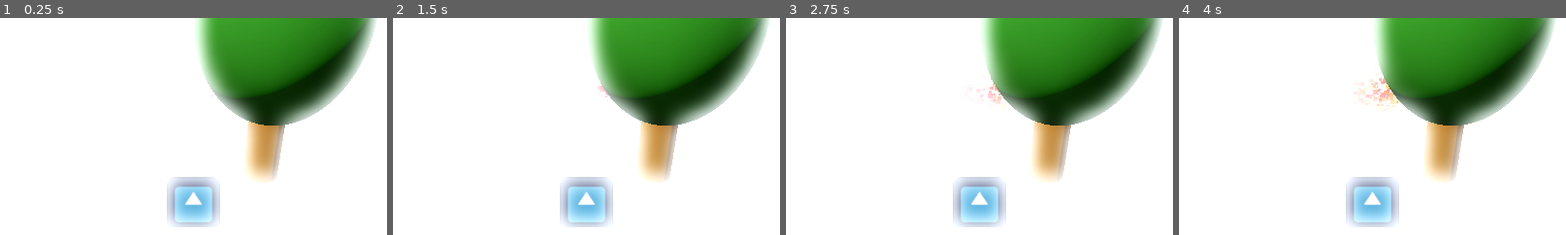
Above: before the commit, frames 1-4 (left to right).
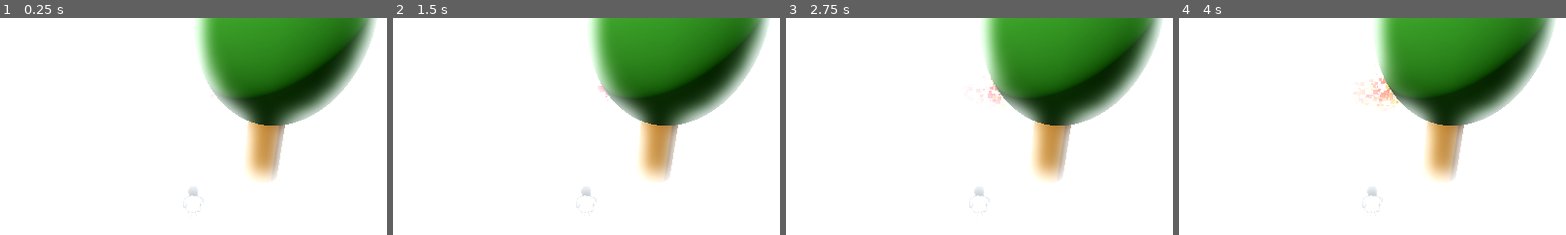
Above: after the commit, the same moments.

Repository: FablabMurat/GameJamMurat0324
Game: Godot game, scene res://terrain.tscn
Same seed, same stepped clock (60 frames per second), same inputs: the game is played once before the commit and once after it. The engine's default icon, where the game draws it, is replaced by a stand-in: a white triangle on a blue panel in a dark square.
Inputs (mouse positions are % of the whole screen's width and height, from its top left):
- Up to frame 1 (0.25 s): no input
- Up to frame 2 (1.5 s): tap Enter at 0.5 s; move the mouse to (72, 45) at 0.52 s; tap O (addLog) at 0.6, 1.35 s; tap Space at 1.25 s; move the mouse to (30, 55) at 1.27 s
- Up to frame 3 (2.75 s): tap Enter at 2 s; move the mouse to (60, 28) at 2.02 s; tap O (addLog) at 2.1 s
- Up to frame 4 (4 s): tap Space at 2.75 s; move the mouse to (45, 70) at 2.77 s; tap O (addLog) at 2.85, 3.6 s; tap Enter at 3.5 s; move the mouse to (80, 65) at 3.52 s
The pictures show only the part of the screen within x 25-75%, y 21-71%; the shares and areas given below are measured in that part.

The runs differ from the first frame. In frame 1, 2.8% of the frame differs, in the area x 43-57%, y 73-97%; in frame 2, 2.8%; in frame 3, 2.8%; in frame 4, 2.8%.

Commit message:
ajout dossier ressources joueurs + modif AnimatedSprite du joueur

Diff:
--- /dev/null
+++ b/indoors.tscn
@@ -0,0 +1,8 @@
+[gd_scene load_steps=2 format=3 uid="uid://cx1d03mwr8kgu"]
+
+[ext_resource type="Texture2D" uid="uid://dbvu817pueyq5" path="res://Ressources/sketch-inside.png" id="1_3k652"]
+
+[node name="Indoors" type="Node3D"]
+
+[node name="Sprite3D" type="Sprite3D" parent="."]
+texture = ExtResource("1_3k652")
--- a/player.tscn
+++ b/player.tscn
@@ -1,6 +1,29 @@
-[gd_scene load_steps=4 format=3 uid="uid://nabnyuuxgolm"]
+[gd_scene load_steps=27 format=3 uid="uid://nabnyuuxgolm"]
 
-[ext_resource type="Texture2D" uid="uid://b4f73qxpfu7ab" path="res://icon.svg" id="1_bsue3"]
+[ext_resource type="Texture2D" uid="uid://d4nodvq41hpb2" path="res://Ressources/Joueur/garcon-derriere0001.png" id="1_dfh5f"]
+[ext_resource type="Texture2D" uid="uid://dam3kaiqeie48" path="res://Ressources/Joueur/garcon-derriere0002.png" id="2_l6r4v"]
+[ext_resource type="Texture2D" uid="uid://b8ggfp7kuo6jb" path="res://Ressources/Joueur/garcon-derriere0003.png" id="3_dqb3o"]
+[ext_resource type="Texture2D" uid="uid://b3oa43kf2tmko" path="res://Ressources/Joueur/garcon-derriere0004.png" id="4_s36os"]
+[ext_resource type="Texture2D" uid="uid://mtfiqs8hnta8" path="res://Ressources/Joueur/garcon-derriere0005.png" id="5_ur1pn"]
+[ext_resource type="Texture2D" uid="uid://uhr847oy7wjm" path="res://Ressources/Joueur/garcon-derriere0006.png" id="6_p8ue8"]
+[ext_resource type="Texture2D" uid="uid://bvs1is5ruab5k" path="res://Ressources/Joueur/garcon-derriere0007.png" id="7_5aow7"]
+[ext_resource type="Texture2D" uid="uid://daldkrcsmoqas" path="res://Ressources/Joueur/garcon-derriere0008.png" id="8_k0hrm"]
+[ext_resource type="Texture2D" uid="uid://d2t0y5rai6r07" path="res://Ressources/Joueur/garcon-devant0001.png" id="9_qsd3a"]
+[ext_resource type="Texture2D" uid="uid://d3atnqqxxo2iy" path="res://Ressources/Joueur/garcon-devant0002.png" id="10_hxdbx"]
+[ext_resource type="Texture2D" uid="uid://dgvrrto0holeh" path="res://Ressources/Joueur/garcon-devant0003.png" id="11_neyl7"]
+[ext_resource type="Texture2D" uid="uid://cv5x3tk0m1ok3" path="res://Ressources/Joueur/garcon-devant0004.png" id="12_w4qri"]
+[ext_resource type="Texture2D" uid="uid://cs0563fxn7cx7" path="res://Ressources/Joueur/garcon-devant0005.png" id="13_2pxb3"]
+[ext_resource type="Texture2D" uid="uid://b3fp1d27iptmp" path="res://Ressources/Joueur/garcon-devant0006.png" id="14_hr7bq"]
+[ext_resource type="Texture2D" uid="uid://bmyqk6fvuxc1y" path="res://Ressources/Joueur/garcon-devant0007.png" id="15_ju0fr"]
+[ext_resource type="Texture2D" uid="uid://b3824k28sc6um" path="res://Ressources/Joueur/garcon-devant0008.png" id="16_rj1xf"]
+[ext_resource type="Texture2D" uid="uid://ddx6hbs0u0tpq" path="res://Ressources/Joueur/garcon-droite0001.png" id="17_7vgos"]
+[ext_resource type="Texture2D" uid="uid://be84uxatp0vng" path="res://Ressources/Joueur/garcon-droite0002.png" id="18_1236m"]
+[ext_resource type="Texture2D" uid="uid://ckajnafol0ln1" path="res://Ressources/Joueur/garcon-droite0003.png" id="19_dc031"]
+[ext_resource type="Texture2D" uid="uid://cc10pspwvmuoo" path="res://Ressources/Joueur/garcon-droite0004.png" id="20_vf006"]
+[ext_resource type="Texture2D" uid="uid://bjryusyfdwlnd" path="res://Ressources/Joueur/garcon-droite0005.png" id="21_urhfe"]
+[ext_resource type="Texture2D" uid="uid://duqiu5tcuseat" path="res://Ressources/Joueur/garcon-droite0006.png" id="22_c47i5"]
+[ext_resource type="Texture2D" uid="uid://dfssh3uaphxio" path="res://Ressources/Joueur/garcon-droite0007.png" id="23_bdbna"]
+[ext_resource type="Texture2D" uid="uid://5ymk7x4tpm81" path="res://Ressources/Joueur/garcon-droite0008.png" id="24_xfn8y"]
 
 [sub_resource type="GDScript" id="GDScript_wemyt"]
 script/source = "extends Node3D
@@ -15,12 +38,18 @@
 func _physics_process(delta):
 	if Input.is_action_pressed(\"move_right\"):
 		$PlayerCenter.position += delta * Vector3.RIGHT * PLAYER_SPEED
+		$PlayerCenter/PlayerSprite3D.animation = \"side\"
+		$PlayerCenter/PlayerSprite3D.flip_h = false
 	if Input.is_action_pressed(\"move_left\"):
 		$PlayerCenter.position += delta * Vector3.LEFT * PLAYER_SPEED
+		$PlayerCenter/PlayerSprite3D.animation = \"side\"
+		$PlayerCenter/PlayerSprite3D.flip_h = true
 	if Input.is_action_pressed(\"move_forward\"):
 		$PlayerCenter.position += delta * -Vector3.FORWARD * PLAYER_SPEED
+		$PlayerCenter/PlayerSprite3D.animation = \"back\"
 	if Input.is_action_pressed(\"move_backwards\"):
 		$PlayerCenter.position += delta * -Vector3.BACK * PLAYER_SPEED
+		$PlayerCenter/PlayerSprite3D.animation = \"front\"
 
 func _unhandled_input(event):
 	if event is InputEventMouseMotion:
@@ -34,11 +63,90 @@
 animations = [{
 "frames": [{
 "duration": 1.0,
-"texture": ExtResource("1_bsue3")
+"texture": ExtResource("1_dfh5f")
+}, {
+"duration": 1.0,
+"texture": ExtResource("2_l6r4v")
+}, {
+"duration": 1.0,
+"texture": ExtResource("3_dqb3o")
+}, {
+"duration": 1.0,
+"texture": ExtResource("4_s36os")
+}, {
+"duration": 1.0,
+"texture": ExtResource("5_ur1pn")
+}, {
+"duration": 1.0,
+"texture": ExtResource("6_p8ue8")
+}, {
+"duration": 1.0,
+"texture": ExtResource("7_5aow7")
+}, {
+"duration": 1.0,
+"texture": ExtResource("8_k0hrm")
 }],
 "loop": true,
-"name": &"default",
-"speed": 5.0
+"name": &"back",
+"speed": 10.0
+}, {
+"frames": [{
+"duration": 1.0,
+"texture": ExtResource("9_qsd3a")
+}, {
+"duration": 1.0,
+"texture": ExtResource("10_hxdbx")
+}, {
+"duration": 1.0,
+"texture": ExtResource("11_neyl7")
+}, {
+"duration": 1.0,
+"texture": ExtResource("12_w4qri")
+}, {
+"duration": 1.0,
+"texture": ExtResource("13_2pxb3")
+}, {
+"duration": 1.0,
+"texture": ExtResource("14_hr7bq")
+}, {
+"duration": 1.0,
+"texture": ExtResource("15_ju0fr")
+}, {
+"duration": 1.0,
+"texture": ExtResource("16_rj1xf")
+}],
+"loop": true,
+"name": &"front",
+"speed": 10.0
+}, {
+"frames": [{
+"duration": 1.0,
+"texture": ExtResource("17_7vgos")
+}, {
+"duration": 1.0,
+"texture": ExtResource("18_1236m")
+}, {
+"duration": 1.0,
+"texture": ExtResource("19_dc031")
+}, {
+"duration": 1.0,
+"texture": ExtResource("20_vf006")
+}, {
+"duration": 1.0,
+"texture": ExtResource("21_urhfe")
+}, {
+"duration": 1.0,
+"texture": ExtResource("22_c47i5")
+}, {
+"duration": 1.0,
+"texture": ExtResource("23_bdbna")
+}, {
+"duration": 1.0,
+"texture": ExtResource("24_xfn8y")
+}],
+"loop": true,
+"name": &"side",
+"speed": 10.0
 }]
 
 [node name="Player" type="Node3D"]
@@ -50,6 +158,8 @@
 [node name="PlayerSprite3D" type="AnimatedSprite3D" parent="PlayerCenter"]
 billboard = 1
 sprite_frames = SubResource("SpriteFrames_hlw7m")
+animation = &"back"
+frame_progress = 0.13128
 
 [node name="Camera3D" type="Camera3D" parent="PlayerCenter"]
 transform = Transform3D(0.999994, -0.000843654, 0.00329714, -0.000880937, 0.871608, 0.490203, 0.00328738, 0.490203, -0.871602, 0, 4.9165, -5.8173)
Binary file added: Ressources/Joueur/garcon-derriere0001.png
Not shown, added: Ressources/Joueur/garcon-derriere0001.png.import
Binary file added: Ressources/Joueur/garcon-derriere0002.png
Not shown, added: Ressources/Joueur/garcon-derriere0002.png.import
Binary file added: Ressources/Joueur/garcon-derriere0003.png
Not shown, added: Ressources/Joueur/garcon-derriere0003.png.import
Binary file added: Ressources/Joueur/garcon-derriere0004.png
Not shown, added: Ressources/Joueur/garcon-derriere0004.png.import
Binary file added: Ressources/Joueur/garcon-derriere0005.png
Not shown, added: Ressources/Joueur/garcon-derriere0005.png.import
Binary file added: Ressources/Joueur/garcon-derriere0006.png
Not shown, added: Ressources/Joueur/garcon-derriere0006.png.import
(and 36 more such lines)
